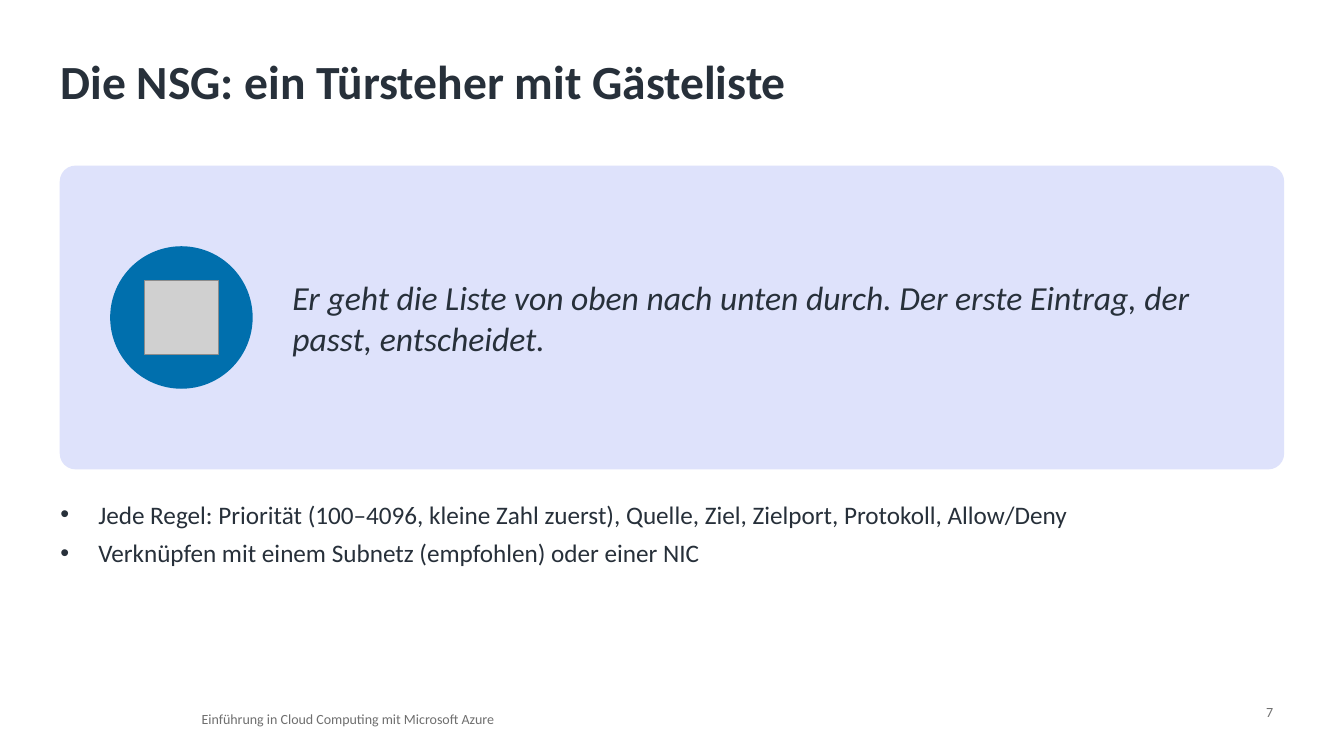
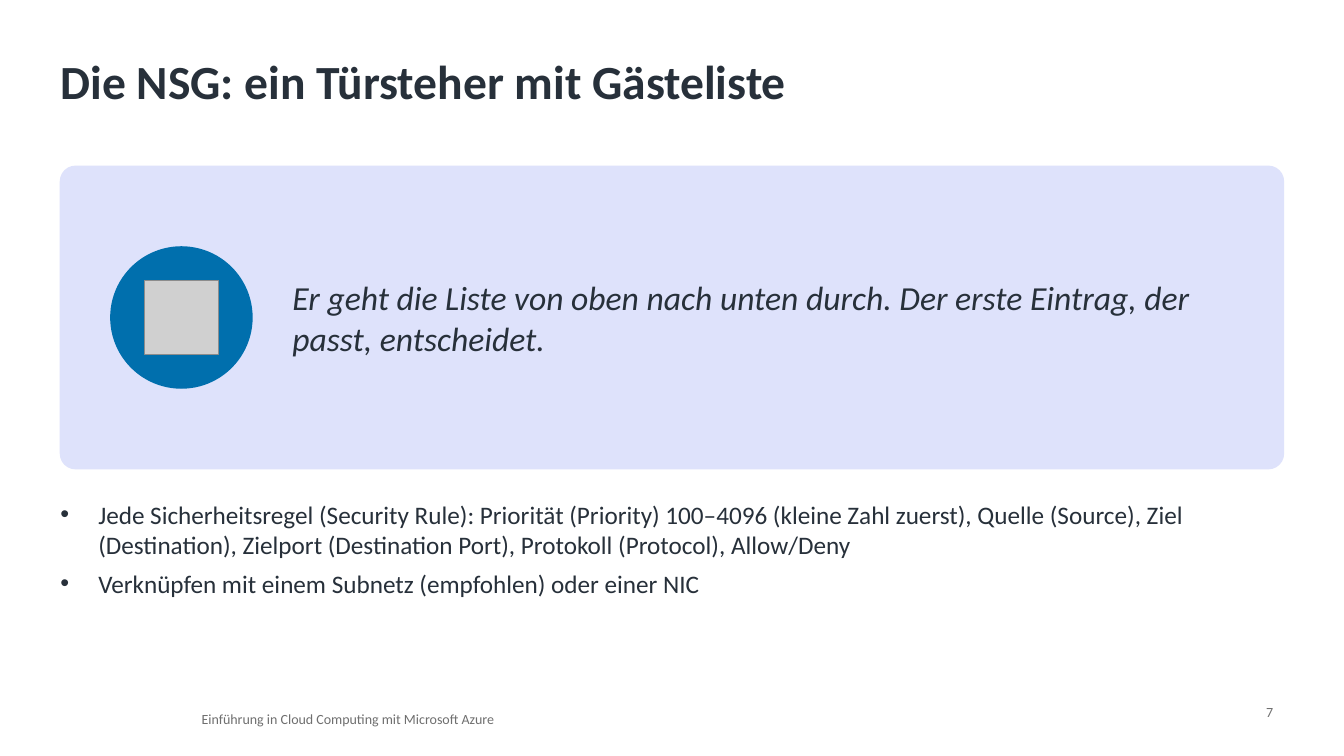
Before and after one commit to pat-teacher/azure-basics-training, a slide deck: slide 7 of praesentationen/input-06-azure-networking.pptx. Drawn at 1344x756 pixels with LibreOffice and Linux fonts; fonts in the diff are those of the drawing; grey boxes stand for pictures; background and template pictures are left out. Boxes give left, top, right and bottom in pixels: in the first picture for what was removed or moved away, otherwise in the second. Text is boxed around its words. In the diff, an @@ line names an element or a change of style, - is before the commit and + after.

Commit message:
Refactor terminology from NSG rules to Security Rules across documentation and codebase for consistency and clarity. Update related content in README, assignments, solutions, presentations, and glossary. Ensure all references to security rules are accurate and reflect current Azure terminology.

```diff
--- a/praesentationen/input-06-azure-networking.pptx
+++ b/praesentationen/input-06-azure-networking.pptx
@@ text at [98,505,1183,558]: text changed @@
-• Jede Regel: Priorität (100–4096, kleine Zahl zuerst), Quelle, Ziel, Zielport, Protokoll, Allow/Deny
+• Jede Sicherheitsregel (Security Rule): Priorität (Priority) 100–4096 (kleine Zahl zuerst), Quelle (Source), Ziel (Destination), Zielport (Destination Port), Protokoll (Protocol), Allow/Deny
```
Also in this commit, not shown: 3 other slides changed, 17 other files.
